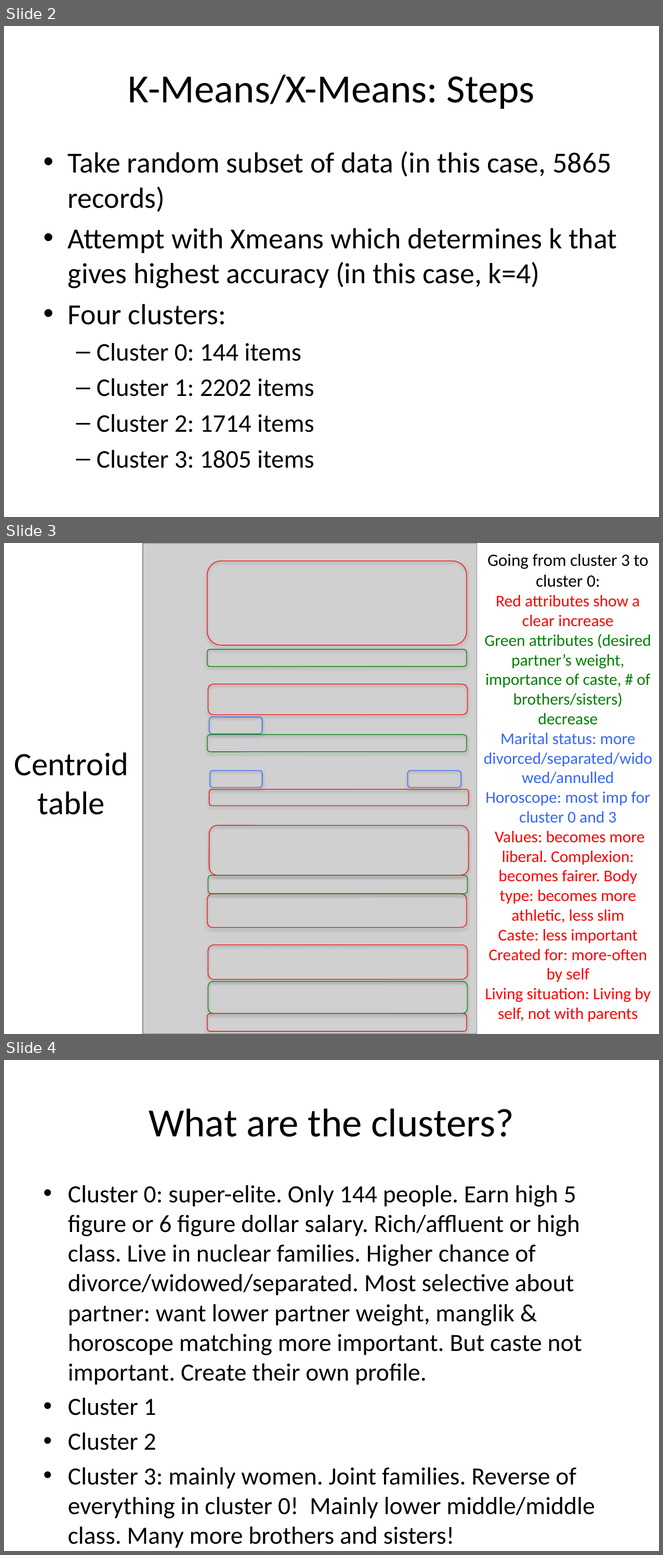
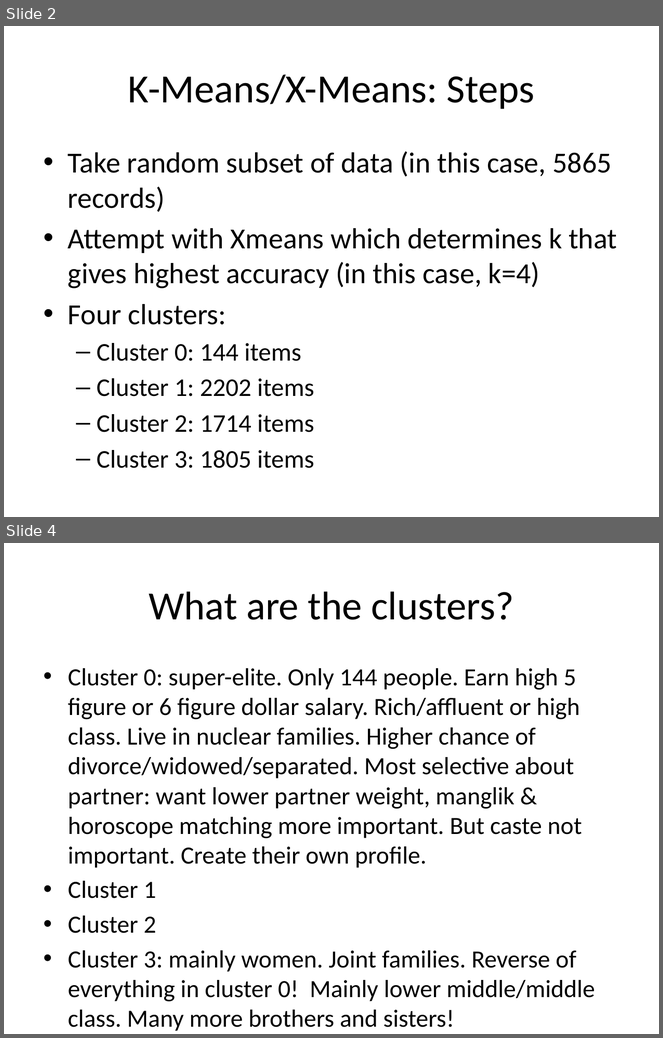
Before and after one commit to deadofied/ac299r, a slide deck: presentations/kmeans_clustering.pptx. Shown one above the other, each under a label of ours: slides 2, 3 and 4 before the commit, slides 2 and 4 after it; the slides between them are not shown. The pictures are 663x1555 and 663x1038 pixels, drawn with LibreOffice and Linux fonts; fonts in the diff are those of the drawing; grey boxes stand for pictures. Boxes give left, top, right and bottom in pixels: in the first picture for what was removed or moved away, otherwise in the second. Text is boxed around its words. In the diff, an @@ line names an element or a change of style, - is before the commit and + after.

```diff
--- a/presentations/kmeans_clustering.pptx
+++ b/presentations/kmeans_clustering.pptx
@@ slide 3 removed at [4, 543, 659, 1034], background #FFFFFF @@
@@ picture removed at [143, 543, 477, 1034] @@
@@ text removed at [484, 554, 652, 1022] @@
-Going from cluster 3 to cluster 0:
-Red attributes show a clear increase
-Green attributes (desired partner’s weight, importance of caste, # of brothers/sisters) decrease
-Marital status: more divorced/separated/widowed/annulled
-Horoscope: most imp for cluster 0 and 3
-Values: becomes more liberal. Complexion: becomes fairer. Body type: becomes more athletic, less slim
-Caste: less important
-Created for: more-often by self
-Living situation: Living by self, not with parents
@@ rounded rectangle removed at [207, 561, 467, 645] @@
@@ rounded rectangle removed at [207, 649, 467, 666] @@
@@ rounded rectangle removed at [208, 684, 468, 715] @@
@@ rounded rectangle removed at [209, 717, 262, 734] @@
@@ rounded rectangle removed at [207, 735, 467, 752] @@
@@ text removed at [14, 753, 128, 815] @@
-Centroid table
@@ rounded rectangle removed at [210, 771, 263, 788] @@
@@ rounded rectangle removed at [408, 771, 461, 788] @@
@@ rounded rectangle removed at [209, 789, 468, 806] @@
@@ rounded rectangle removed at [209, 825, 468, 875] @@
@@ rounded rectangle removed at [208, 876, 468, 894] @@
@@ rounded rectangle removed at [207, 894, 467, 928] @@
@@ rounded rectangle removed at [208, 945, 468, 980] @@
@@ rounded rectangle removed at [208, 982, 468, 1014] @@
@@ rounded rectangle removed at [207, 1014, 467, 1032] @@
```
Also in this commit, not shown: 1 slide added, 6 other files.
